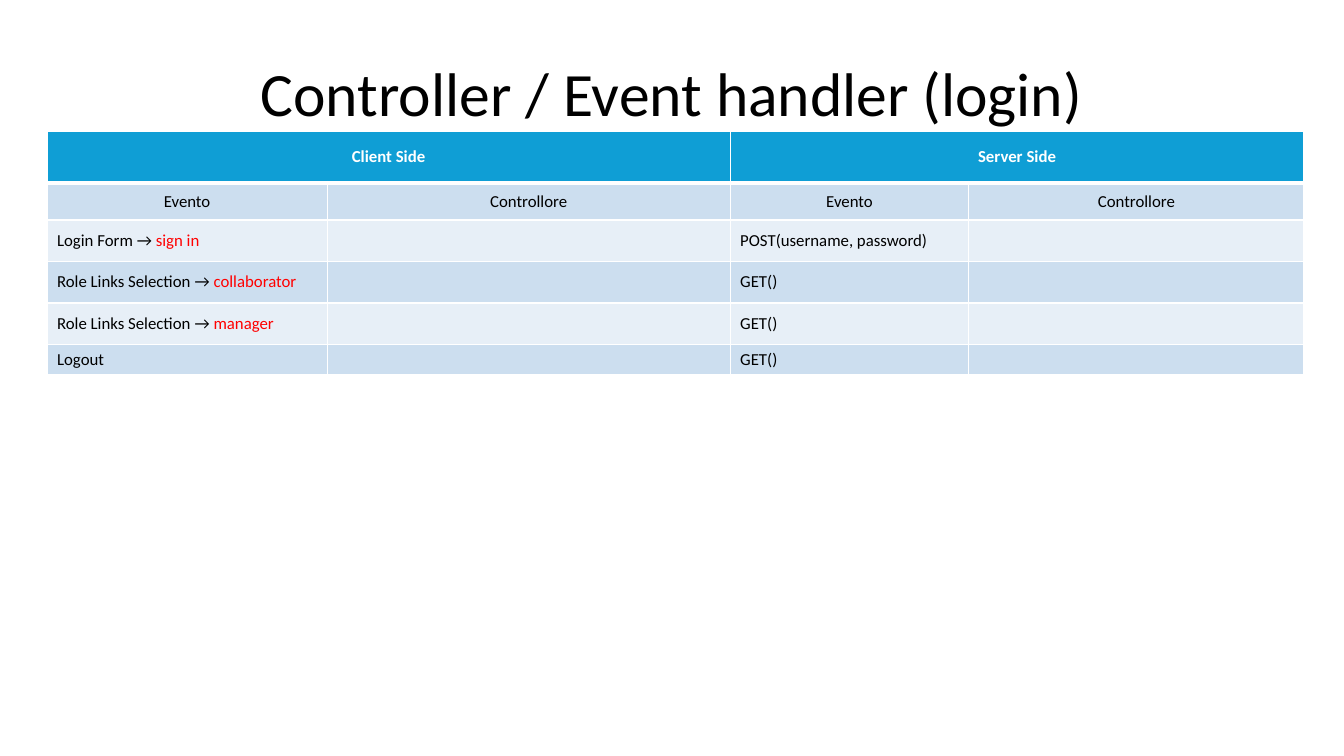
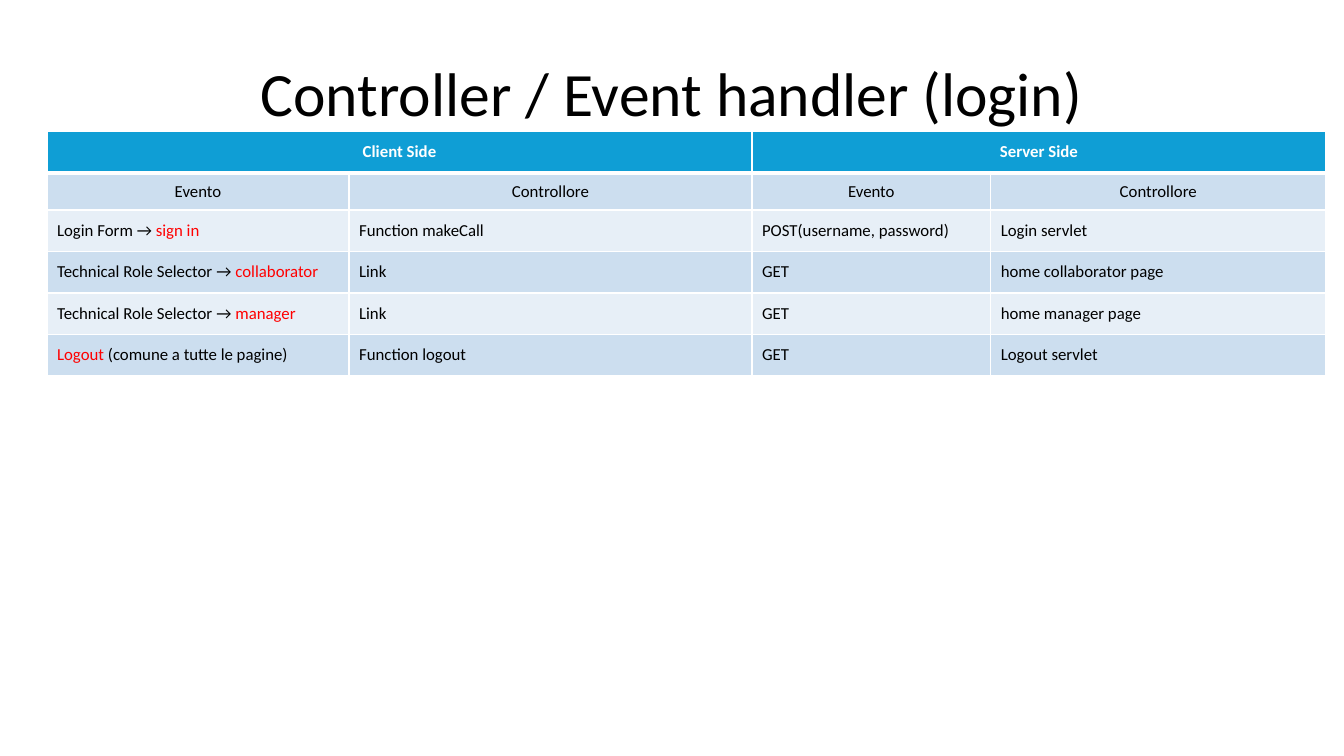
Before and after one commit to gilbertobrambilla/tiw-2026-html, a slide deck: slide 40 of docs/TIW_documentazione.pptx (slide 38 before the commit). Drawn at 1344x756 pixels with LibreOffice and Linux fonts; fonts in the diff are those of the drawing. Boxes give left, top, right and bottom in pixels: in the first picture for what was removed or moved away, otherwise in the second. Text is boxed around its words. In the diff, an @@ line names an element or a change of style, - is before the commit and + after.

```diff
--- a/docs/TIW_documentazione.pptx
+++ b/docs/TIW_documentazione.pptx
@@ table at <box>47,131,1327,374</box> @@
-row 3, column 2: 
+row 3, column 2: Function makeCall
-row 3, column 4: 
+row 3, column 4: Login servlet
-row 4: Role Links Selection → collaborator |  | GET() | 
+row 4: Technical Role Selector → collaborator | Link | GET | home collaborator page
-row 5: Role Links Selection → manager |  | GET() | 
+row 5: Technical Role Selector → manager | Link | GET | home manager page
-row 6: Logout |  | GET() | 
+row 6: Logout (comune a tutte le pagine) | Function logout | GET | Logout servlet
@@ table: place and size @@
-table at <box>47,131,1305,373</box>
+table at <box>47,131,1327,374</box>
```
Also in this commit, not shown: 18 other slides changed, 4 slides added, 2 slides removed.
